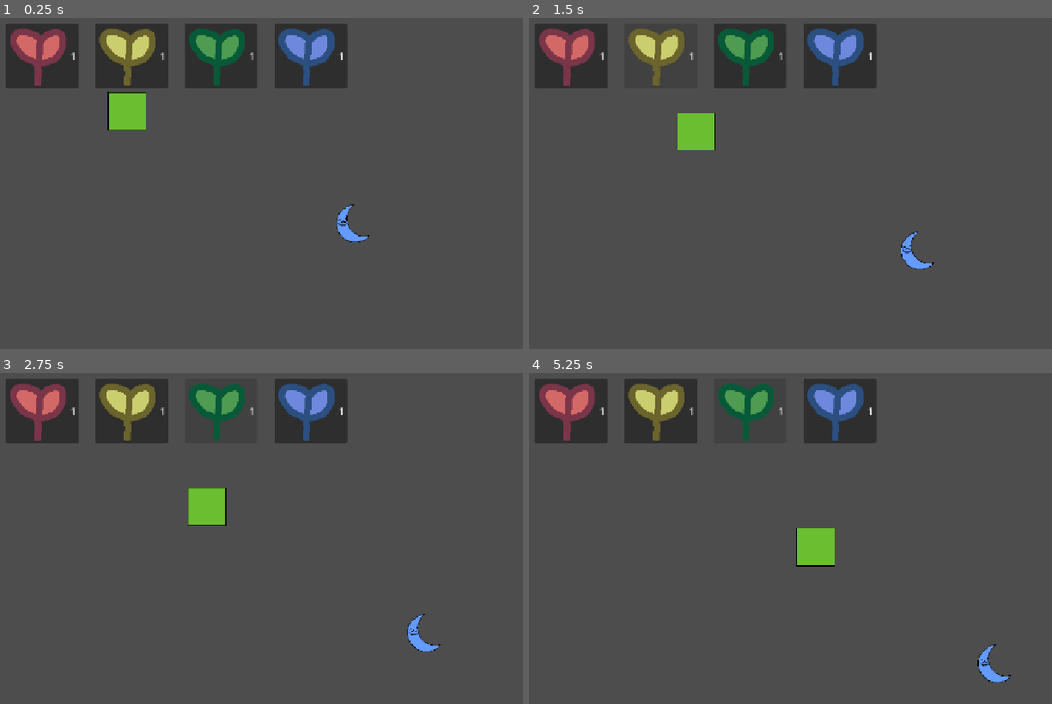
Above: before the commit, frames 1-4 (two rows, left to right).
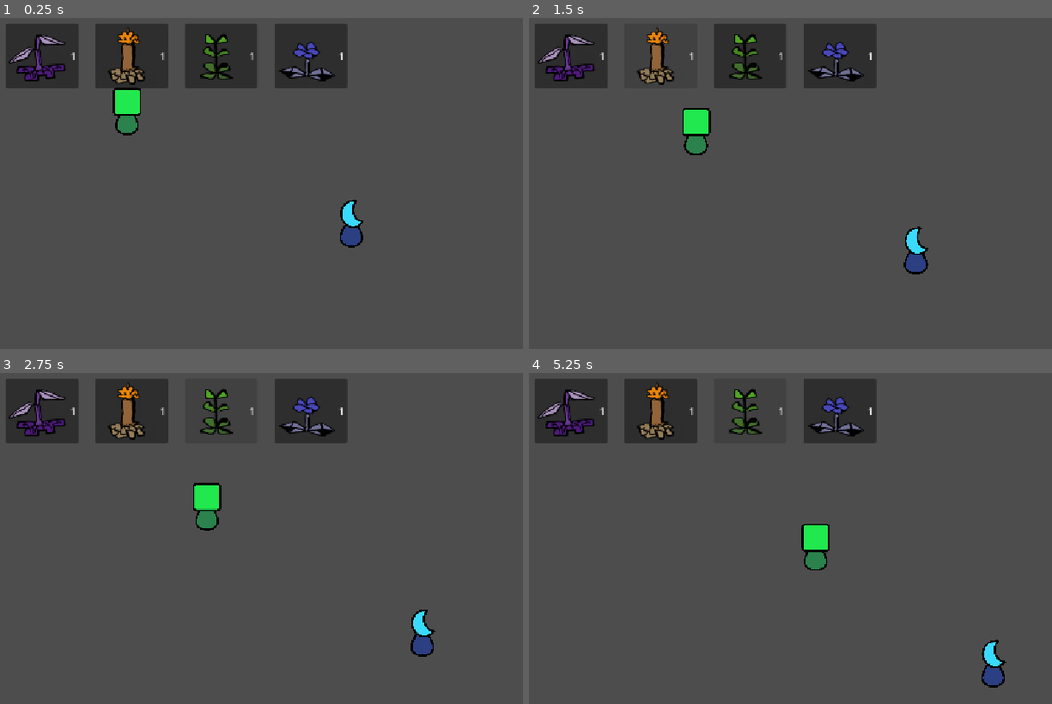
Above: after the commit, the same moments.

Repository: cjj1516/GrowTogether
Game: Godot game, scene res://world/world.tscn
Same seed, same stepped clock (60 frames per second), same inputs: the game is played once before the commit and once after it.
Inputs:
- Up to frame 1 (0.25 s): no input
- Up to frame 2 (1.5 s): click "1" at 0.5 s; click "1" at 1.25 s
- Up to frame 3 (2.75 s): click "1" at 2 s
- Up to frame 4 (5.25 s): click "1" at 2.75 s; click "1" at 3.5 s; click "1" at 4.25 s; click "1" at 5 s

The runs differ from the first frame. In frame 1, 6.5% of the frame differs, in the area x 1-71%, y 3-70%; in frame 2, 6.5%; in frame 3, 6.6%, in the area x 1-85%, y 3-86%; in frame 4, 6.6%.

Commit message:
Further NPC Interaction and texture replacements
NPCS now give the player plant seeds when watering, and placeholders have been removed

Diff:
--- a/npcs/NPC.tscn
+++ b/npcs/NPC.tscn
@@ -1,24 +1,26 @@
 [gd_scene format=3 uid="uid://be64fexypk4tr"]
 
 [ext_resource type="Script" uid="uid://c5qe5ojwdxl41" path="res://npcs/npc.gd" id="1_owtk7"]
-[ext_resource type="Texture2D" uid="uid://cks2vqeqkk38i" path="res://npcs/Sprites/Circle.png" id="2_ytd82"]
-[ext_resource type="Texture2D" uid="uid://b4yvi3ydijy10" path="res://npcs/Sprites/Triangle.png" id="3_5hmco"]
-[ext_resource type="Texture2D" uid="uid://ccfj6c76tp8gs" path="res://npcs/Sprites/SquareSprite-export.png" id="4_gp5m4"]
-[ext_resource type="Texture2D" uid="uid://dp8ag1lu2tcon" path="res://npcs/Sprites/Crescent.png" id="5_gp5m4"]
+[ext_resource type="Texture2D" uid="uid://cte8pefxjgpk2" path="res://npcs/Sprites/orangeGuy.png" id="2_kol2k"]
+[ext_resource type="Texture2D" uid="uid://xivq3vi4slni" path="res://npcs/Sprites/purpleGuy.png" id="3_pnbr5"]
+[ext_resource type="Texture2D" uid="uid://yk7qjgai6vri" path="res://npcs/Sprites/greenGuy.png" id="4_3tsbl"]
+[ext_resource type="Texture2D" uid="uid://cbt0aa66jp31x" path="res://npcs/Sprites/blueGuy.png" id="5_qposl"]
 
 [sub_resource type="CircleShape2D" id="CircleShape2D_owtk7"]
 radius = 40.4475
 
 [node name="NPC" type="CharacterBody2D" unique_id=173596275]
+collision_layer = 2
 script = ExtResource("1_owtk7")
-texture_orange = ExtResource("2_ytd82")
-texture_purple = ExtResource("3_5hmco")
-texture_green = ExtResource("4_gp5m4")
-texture_blue = ExtResource("5_gp5m4")
+texture_orange = ExtResource("2_kol2k")
+texture_purple = ExtResource("3_pnbr5")
+texture_green = ExtResource("4_3tsbl")
+texture_blue = ExtResource("5_qposl")
 edge_padding = 70.0
 
 [node name="Sprite2D" type="Sprite2D" parent="." unique_id=1933327233]
-texture = ExtResource("2_ytd82")
+scale = Vector2(0.1417434, 0.1417434)
+texture = ExtResource("2_kol2k")
 
 [node name="CollisionShape2D" type="CollisionShape2D" parent="." unique_id=1950756147]
 shape = SubResource("CircleShape2D_owtk7")
--- a/npcs/npc.gd
+++ b/npcs/npc.gd
@@ -101,10 +101,10 @@
 	)
 
 func action_decision() -> void:
-	#30% chance to do each thing
+	#50% chance to water, 25 to wander 25 to idle
 	var availale_plant = get_plant()
 
-	if randf() < 0.3:
+	if randf() < 0.5:
 		plant_node = availale_plant
 		current_state = State.WANTPLANT
 	else:
@@ -145,6 +145,8 @@
 		velocity = Vector2.ZERO
 		current_state = State.ATPLANT
 		plant_node.water_plant()
+		give_seeds()
+
 		var pause_timer = get_tree().create_timer(randf_range(2,3))
 		pause_timer.timeout.connect(done_interacting)
 
@@ -152,3 +154,14 @@
 	plant_node = null
 	pick_target()
 	current_state = State.WANDERING
+
+func give_seeds() -> void:
+
+	var sprite = plant_node.get_node("Sprite2D") as Sprite2D
+	var texture_path = sprite.texture.resource_path
+	var file_name = texture_path.get_file().get_basename()
+
+	var world_node = get_tree().current_scene
+	var seeds_to_give = randi_range(0, 2)
+	world_node.add_plant_to_inventory(file_name, seeds_to_give)
+	world_node.attempt_to_select_what_to_plant(file_name)
Binary file added: npcs/Sprites/blueGuy.png
Not shown, added: npcs/Sprites/blueGuy.png.import
Binary file added: npcs/Sprites/greenGuy.png
Not shown, added: npcs/Sprites/greenGuy.png.import
Binary file added: npcs/Sprites/orangeGuy.png
Not shown, added: npcs/Sprites/orangeGuy.png.import
Binary file added: npcs/Sprites/purpleGuy.png
Not shown, added: npcs/Sprites/purpleGuy.png.import
Binary file changed: plants/resources/images/blue_plant.png
Binary file changed: plants/resources/images/green_plant.png
Binary file changed: plants/resources/images/red_plant.png
Binary file changed: plants/resources/images/yellow_plant.png
